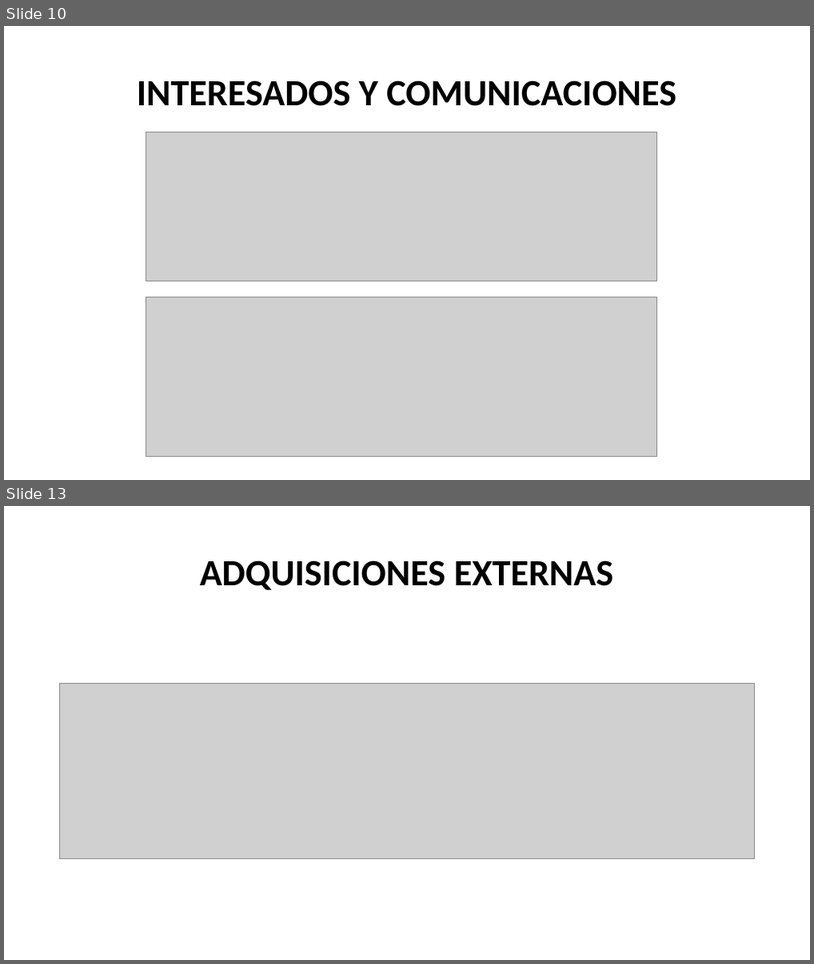
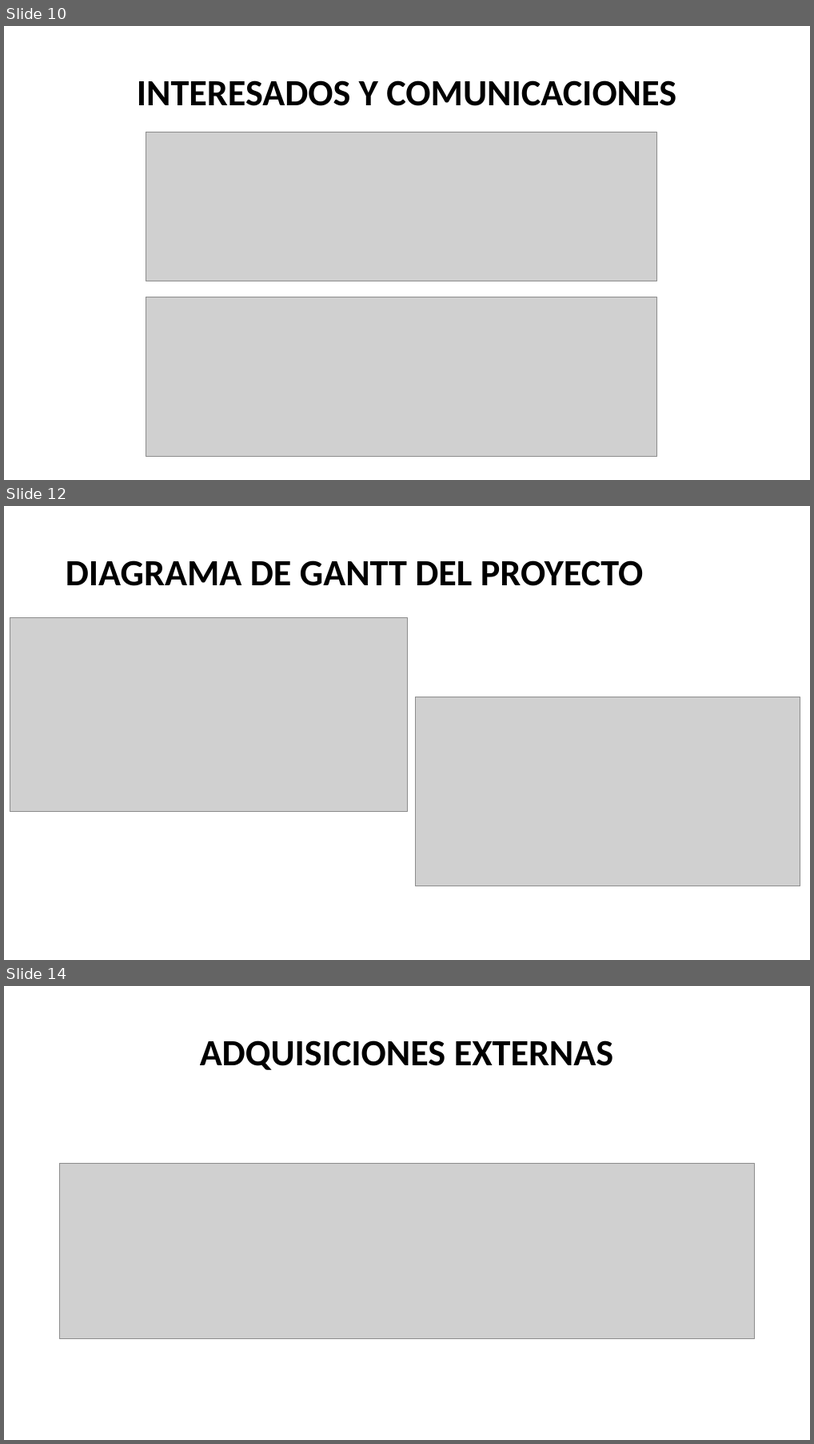
Before and after one commit to AlbertoGCID/XPED, a slide deck: CSMAG.pptx. Shown one above the other, each under a label of ours: slides 10 and 13 before the commit, slides 10, 12 and 14 after it; the slides between them are not shown. The pictures are 814x964 and 814x1444 pixels, drawn with LibreOffice and Linux fonts; fonts in the diff are those of the drawing; grey boxes stand for pictures. Boxes give left, top, right and bottom in pixels: in the first picture for what was removed or moved away, otherwise in the second. Text is boxed around its words. In the diff, an @@ line names an element or a change of style, - is before the commit and + after.

```diff
--- a/CSMAG.pptx
+++ b/CSMAG.pptx
@@ slide 12 added at (4,506,810,960), background #FFFFFF @@
@@ title added at (66,560,643,586), 44 pt, text #000000, bold @@
+DIAGRAMA DE GANTT DEL PROYECTO
@@ picture added at (10,618,407,811) @@
@@ picture added at (415,697,801,886) @@
@@ what was slide 13 is now slide 14 @@
```
Also in this commit, not shown: 2 slides changed, 1 other slide added, 1 slide removed.
